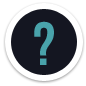
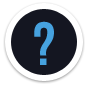
Layered file, before and after one edit (86px x 86px). Changes by layer:
painted on "?" over [34, 21, 54, 65]
